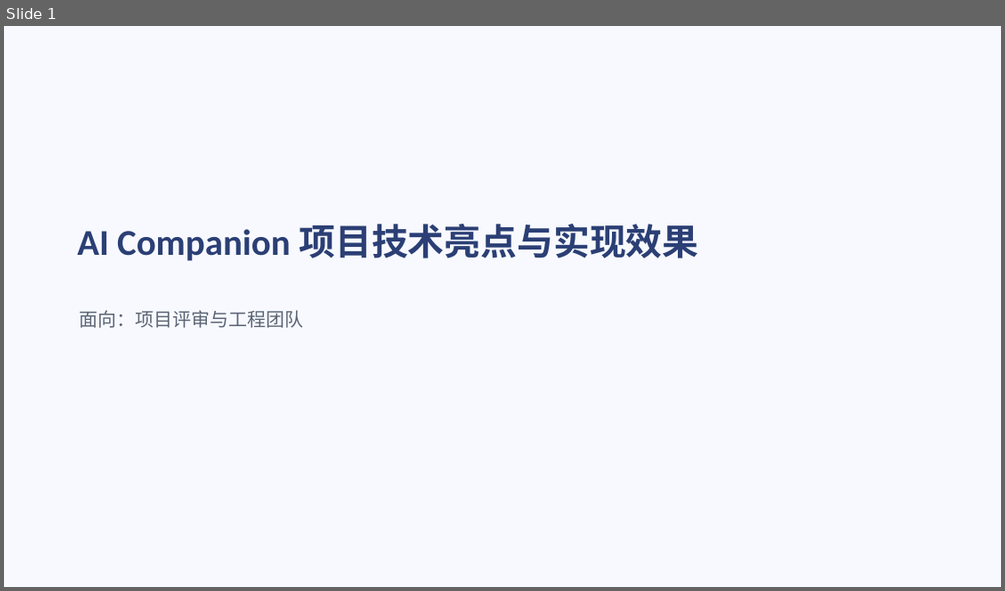
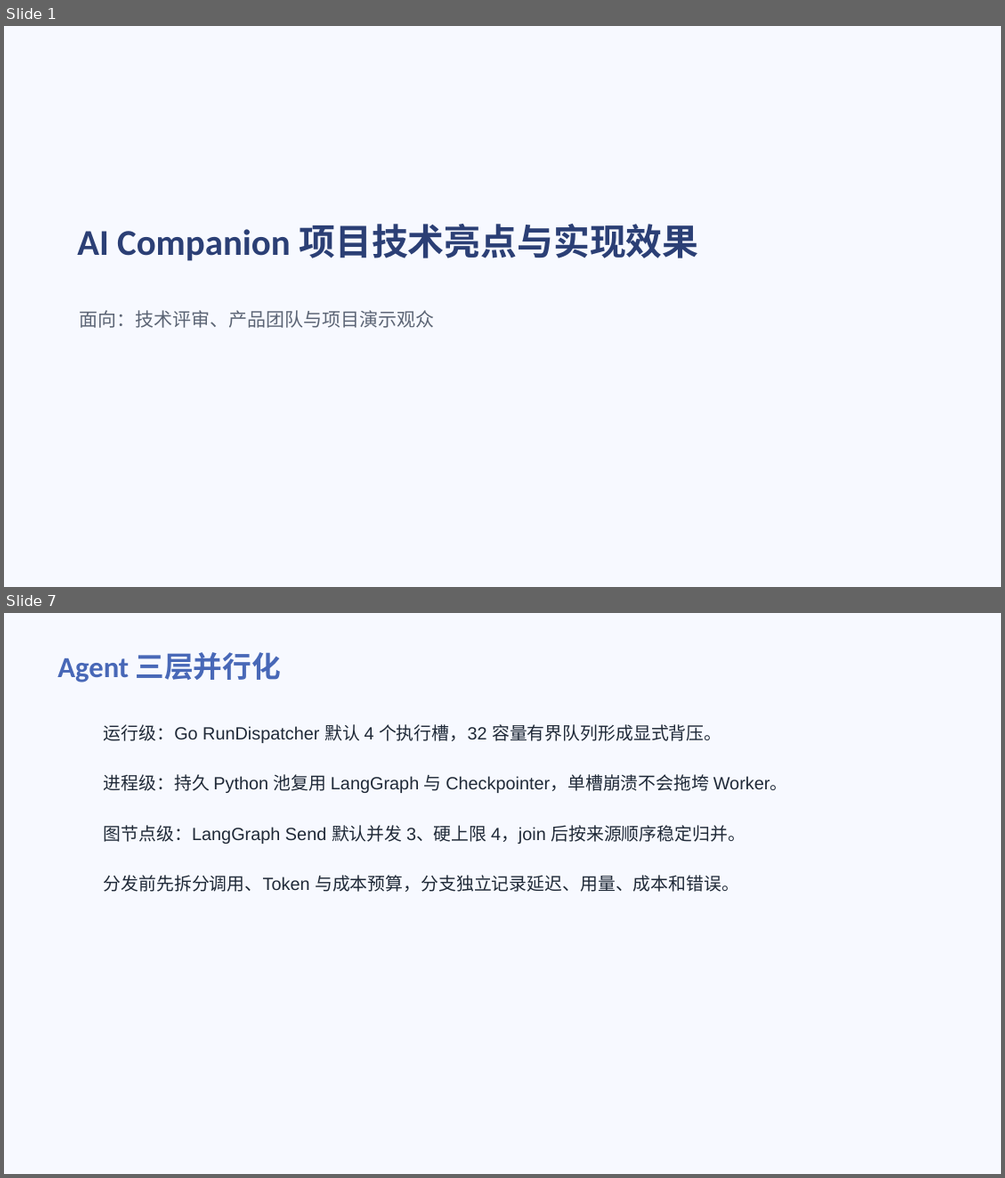
Before and after one commit to bamboo-ye/ai-companion, a slide deck: docs/demo/ai-companion-overview.pptx. Shown one above the other, each under a label of ours: slide 1 before the commit, slides 1 and 7 after it; the slides between them are not shown. The pictures are 1005x591 and 1005x1178 pixels, drawn with LibreOffice and Linux fonts; fonts in the diff are those of the drawing. Boxes give left, top, right and bottom in pixels: in the first picture for what was removed or moved away, otherwise in the second. Text is boxed around its words. In the diff, an @@ line names an element or a change of style, - is before the commit and + after.

```diff
--- a/docs/demo/ai-companion-overview.pptx
+++ b/docs/demo/ai-companion-overview.pptx
@@ slide 7 added at box(4, 613, 1001, 1174), background #F7F9FF @@
@@ title added at box(57, 652, 281, 682), 28 pt, text #4868B7, bold @@
+Agent 三层并行化
@@ text added at box(104, 724, 721, 743), 17 pt, text #1F2937 @@
+运行级：Go RunDispatcher 默认 4 个执行槽，32 容量有界队列形成显式背压。
@@ text added at box(104, 774, 788, 793), 17 pt, text #1F2937 @@
+进程级：持久 Python 池复用 LangGraph 与 Checkpointer，单槽崩溃不会拖垮 Worker。
@@ text added at box(104, 825, 745, 844), 17 pt, text #1F2937 @@
+图节点级：LangGraph Send 默认并发 3、硬上限 4，join 后按来源顺序稳定归并。
@@ text added at box(104, 875, 739, 892), 17 pt, text #1F2937 @@
+分发前先拆分调用、Token 与成本预算，分支独立记录延迟、用量、成本和错误。
@@ slide 1 changed as well @@
@@ subtitle at box(80, 310, 435, 328): text changed @@
-面向：项目评审与工程团队
+面向：技术评审、产品团队与项目演示观众
```
Also in this commit, not shown: 6 other slides added, 6 slides removed, 11 other files.
